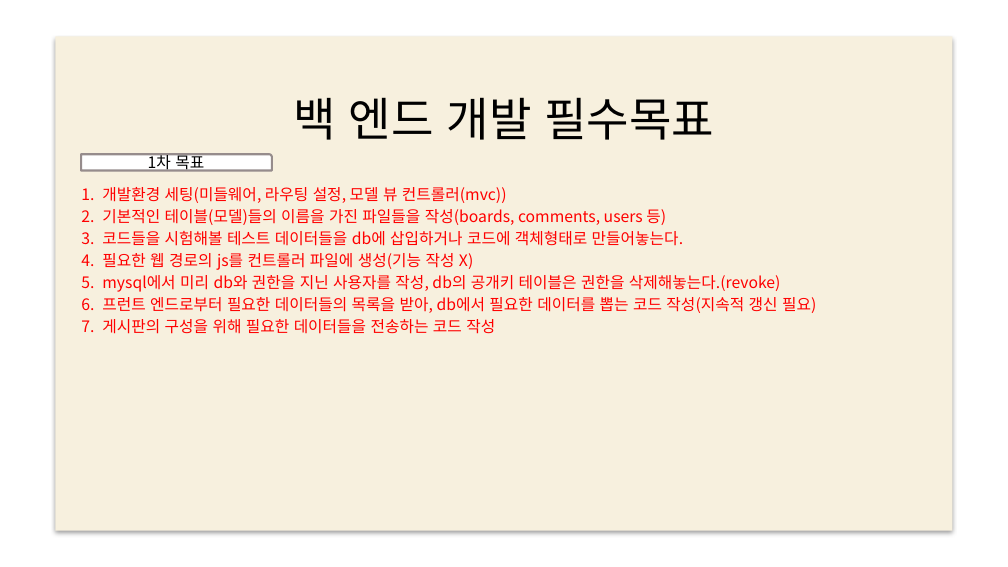
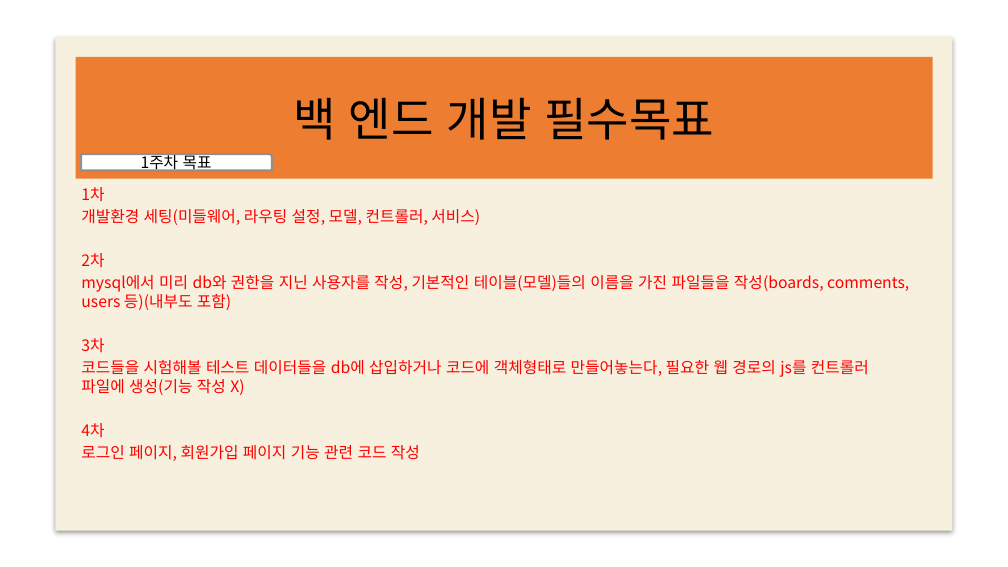
Before and after one commit to web5-kimgangmoon/teamproject_cloneCoding-Kim-Lee-Son-, a slide deck: slide 14 of 스케줄표.pptx (slide 7 before the commit). Drawn at 1008x567 pixels with LibreOffice and Linux fonts; fonts in the diff are those of the drawing; background and template pictures are left out. Boxes give left, top, right and bottom in pixels: in the first picture for what was removed or moved away, otherwise in the second. Text is boxed around its words. In the diff, an @@ line names an element or a change of style, - is before the commit and + after.

```diff
--- a/스케줄표.pptx
+++ b/스케줄표.pptx
@@ title "백 엔드 개발 필수목표": place and size @@
-title "백 엔드 개발 필수목표" at box(293, 97, 714, 140)
+title "백 엔드 개발 필수목표" at box(76, 57, 933, 178)
@@ title "백 엔드 개발 필수목표" at box(76, 57, 933, 178): fill none to #ED7D31 @@
@@ text in round rect at box(141, 152, 212, 173): text changed @@
-1차 목표
+1주차 목표
@@ subtitle at box(81, 187, 909, 461): text changed @@
-1. 개발환경 세팅(미들웨어, 라우팅 설정, 모델 뷰 컨트롤러(mvc))
-2. 기본적인 테이블(모델)들의 이름을 가진 파일들을 작성(boards, comments, users 등)
-3. 코드들을 시험해볼 테스트 데이터들을 db에 삽입하거나 코드에 객체형태로 만들어놓는다.
-4. 필요한 웹 경로의 js를 컨트롤러 파일에 생성(기능 작성 X)
-5. mysql에서 미리 db와 권한을 지닌 사용자를 작성, db의 공개키 테이블은 권한을 삭제해놓는다.(revoke)
-6. 프런트 엔드로부터 필요한 데이터들의 목록을 받아, db에서 필요한 데이터를 뽑는 코드 작성(지속적 갱신 필요)
-7. 게시판의 구성을 위해 필요한 데이터들을 전송하는 코드 작성
+1차
+개발환경 세팅(미들웨어, 라우팅 설정, 모델, 컨트롤러, 서비스)
+2차
+mysql에서 미리 db와 권한을 지닌 사용자를 작성, 기본적인 테이블(모델)들의 이름을 가진 파일들을 작성(boards, comments, users 등)(내부도 포함)
+3차
+코드들을 시험해볼 테스트 데이터들을 db에 삽입하거나 코드에 객체형태로 만들어놓는다, 필요한 웹 경로의 js를 컨트롤러 파일에 생성(기능 작성 X)
+4차
+로그인 페이지, 회원가입 페이지 기능 관련 코드 작성
```
Also in this commit, not shown: 6 other slides changed, 10 slides added, 2 slides removed.
